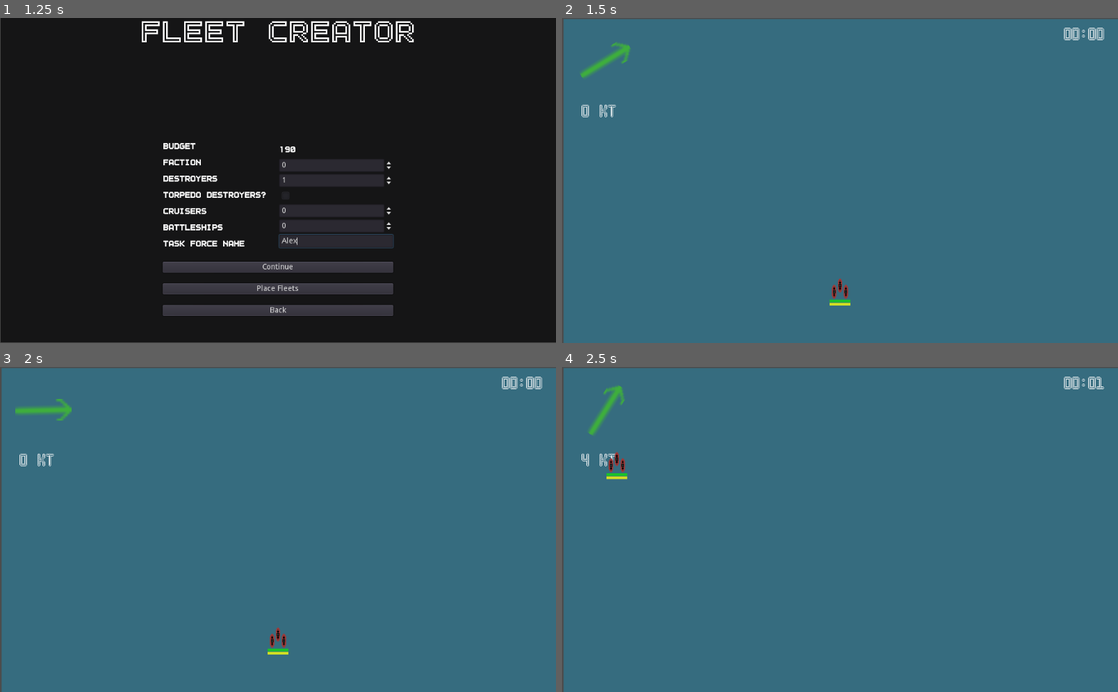
Above: before the commit, frames 1-4 (two rows, left to right).
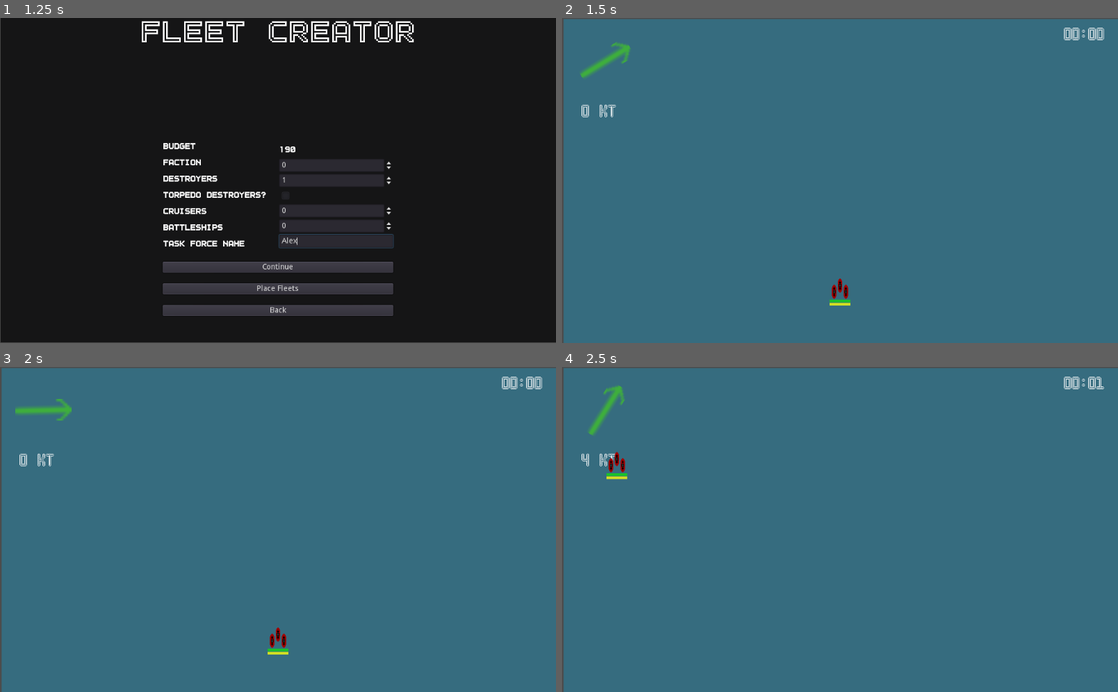
Above: after the commit, the same moments.

Repository: peter-shaw-benson/naval-game
Game: Godot game, scene res://gui/AdvancedFleetMaker.tscn
Two runs of this game, one before a commit and one after it. Both use one fixed random seed, a clock stepped at 60 frames per second and the inputs below. This scene is started directly instead of the project's main scene.
Inputs (mouse positions are in pixels of both pictures, inside the frame that each line leads up to):
- Up to frame 1 (1.25 s): click (333, 242) at 0.52 s; type "Alex" at 0.6 s
- Up to frame 2 (1.5 s): click "Place Fleets" at 1.25 s
- Up to frame 3 (2 s): no input
- Up to frame 4 (2.5 s): move the mouse to (617, 461) at 2.02 s; hold X (bomb) from 2.03 s (still down); click (617, 461) at 2.17 s; tap F (fighter) at 2.3 s

Frame 1 is identical in both runs. In frame 2, less than 0.1% of the frame differs, in the area x 48-52%, y 80-87%; in frame 3, less than 0.1%; in frame 4, less than 0.1%, in the area x 8-12%, y 26-33%.

Commit message:
fixed sprite animation bug

Diff:
--- a/Entities/Planes/DiveBomber.gd
+++ b/Entities/Planes/DiveBomber.gd
@@ -13,7 +13,9 @@
 	"visibility": 15,
 	"crew": 2,
 	"class": "DiveBomber",
-	"weapons": [DiveBomb.new(), MG.new()]
+	"weapons": [DiveBomb.new(), MG.new()],
+	"agility": 0.08,
+	"launch_time": 1.5
 }
 
 func _init():
@@ -25,3 +27,5 @@
 
 	self.set_class(plane_stats["class"])
 	self.armament(plane_stats["weapons"])
+	self.set_agility(plane_stats["agility"])
+	self.set_launch_time(plane_stats["launch_time"])
--- a/Entities/Planes/Fighter.gd
+++ b/Entities/Planes/Fighter.gd
@@ -12,7 +12,9 @@
 	"visibility": 10,
 	"crew": 1,
 	"class": "Fighter",
-	"weapons": [MG.new()]
+	"weapons": [MG.new()],
+	"agility": 0.02,
+	"launch_time": 1
 }
 
 func _init():
@@ -24,3 +26,5 @@
 
 	self.set_class(plane_stats["class"])
 	self.armament(plane_stats["weapons"])
+	self.set_agility(plane_stats["agility"])
+	self.set_launch_time(plane_stats["launch_time"])
--- a/Entities/Planes/LevelBomber.gd
+++ b/Entities/Planes/LevelBomber.gd
@@ -13,7 +13,9 @@
 	"visibility": 30,
 	"crew": 3,
 	"class": "LevelBomber",
-	"weapons": [LevelBomb.new(), MG.new(), MG.new()]
+	"weapons": [LevelBomb.new(), MG.new(), MG.new()],
+	"agility": 0.2,
+	"launch_time": 5
 }
 
 func _init():
@@ -25,3 +27,5 @@
 
 	self.set_class(plane_stats["class"])
 	self.armament(plane_stats["weapons"])
+	self.set_agility(plane_stats["agility"])
+	self.set_launch_time(plane_stats["launch_time"])
--- a/Entities/Planes/Plane.gd
+++ b/Entities/Planes/Plane.gd
@@ -2,12 +2,19 @@
 extends "../Entity.gd"
 
 var agility = 0.5
+var launch_time = 1
 
 func _ready():
 	pass
 
 func set_agility(new_agility):
 	self.agility = new_agility
+
+func set_launch_time(new_time):
+	self.launch_time = new_time
+
+func get_launch_time():
+	return self.launch_time
 
 func damage(weapon: Weapon, t_crossed, distance):
 	# Should be only based on anti air of the weapon
--- a/Entities/Planes/ScoutPlane.gd
+++ b/Entities/Planes/ScoutPlane.gd
@@ -12,6 +12,7 @@
 	"class": "ScoutPlane",
 	"weapons": [],
 	"agility": 0.05,
+	"launch_time": 3
 }
 
 func _init():
@@ -24,3 +25,4 @@
 	self.set_class(plane_stats["class"])
 	self.armament(plane_stats["weapons"])
 	self.set_agility(plane_stats["agility"])
+	self.set_launch_time(plane_stats["launch_time"])
--- a/Entities/Planes/TorpBomber.gd
+++ b/Entities/Planes/TorpBomber.gd
@@ -13,7 +13,9 @@
 	"visibility": 10,
 	"crew": 3,
 	"class": "TorpedoBomber",
-	"weapons": [AirTorpedo.new(), MG.new()]
+	"weapons": [AirTorpedo.new(), MG.new()],
+	"launch_time": 2,
+	"agility": 0.15
 }
 
 func _init():
@@ -25,3 +27,5 @@
 
 	self.set_class(plane_stats["class"])
 	self.armament(plane_stats["weapons"])
+	self.set_agility(plane_stats["agility"])
+	self.set_launch_time(plane_stats["launch_time"])
--- a/GameState.gd
+++ b/GameState.gd
@@ -112,6 +112,9 @@
 func get_playerFaction():
 	return playerFaction
 
+func set_playerFaction(new_faction):
+	playerFaction = new_faction
+
 func get_combatPace():
 	return combatPace
 
--- a/Squad/Airbase/Airbase.gd
+++ b/Squad/Airbase/Airbase.gd
@@ -14,6 +14,7 @@
 var airbase_armor = 100
 
 var launching = false
+var launching_squad
 
 var plane_dict = {"scout": [], "strike": [], "bomber": [], "fighter": []}
 
@@ -165,6 +166,17 @@
 
 
 ### PLANE STUFF:
+func get_launch_time(plane_list):
+	if len(plane_list) == 0:
+		return 0
+	else:
+		var launch_time = plane_list[0].get_launch_time()
+
+		for unit in plane_list:
+			if unit.get_launch_time() > launch_time:
+				launch_time = unit.get_launch_time()
+
+		return launch_time
 
 func send_out_planes(placement, type, is_cap=false):
 	print(type)
@@ -194,6 +206,9 @@
 					"fighter": "fighter",
 					"bomber": "levelBomber"}
 
+	var squad_launch_time = get_launch_time(plane_list)
+	get_node("LaunchTimer").wait_time = squad_launch_time
+
 	if len(plane_list) > 0:
 		#print(len(plane_list))
 		plane_squad.init(plane_list, initial_pos, faction, "planesquadron")
@@ -201,10 +216,8 @@
 		plane_squad.set_target(target)
 		plane_squad.set_combat_air_patrol(is_cap)
 
-		emit_signal("plane_launch", plane_squad)
-
-		plane_squad.connect("planes_recovered", self, "plane_squad_recovered")
-		plane_squad.connect("plane_squad_lost", self, "plane_squad_death")
+		launching_squad = plane_squad
+		get_node("LaunchTimer").start()
 
 		for i in range(len(plane_dict[type])):
 			plane_dict[type].remove(0)
@@ -237,3 +250,12 @@
 
 func plane_squad_death(plane_squad):
 	plane_squad.queue_free()
+
+
+func _on_LaunchTimer_timeout():
+	emit_signal("plane_launch", launching_squad)
+
+	launching_squad.connect("planes_recovered", self, "plane_squad_recovered")
+	launching_squad.connect("plane_squad_lost", self, "plane_squad_death")
+
+	launching_squad = null
--- a/Squad/Airbase/Airbase.tscn
+++ b/Squad/Airbase/Airbase.tscn
@@ -40,5 +40,9 @@
 [node name="CollisionShape2D" type="CollisionShape2D" parent="."]
 position = Vector2( -0.127563, -0.181458 )
 shape = SubResource( 1 )
+
+[node name="LaunchTimer" type="Timer" parent="."]
+one_shot = true
 [connection signal="area_entered" from="." to="." method="_on_AirbaseArea_area_entered"]
 [connection signal="input_event" from="." to="." method="_on_AirbaseArea_input_event"]
+[connection signal="timeout" from="LaunchTimer" to="." method="_on_LaunchTimer_timeout"]
--- a/Squad/Carrier/Carrier.gd
+++ b/Squad/Carrier/Carrier.gd
@@ -27,12 +27,11 @@
 
 var plane_list
 
-
 func init(unit_array, initial_position, faction, type):
 	plane_list = carrier_default_planes
 	units = [CarrierEntity.new()]
 
-	type = type
+	sprite_type = type
 
 	organize_aircraft(plane_list)
 
@@ -193,6 +192,25 @@
 			#var angle = placement.angle_to_point(position) + (PI / 2)
 			current_target = placement
 
+func select():
+	if faction == GameState.get_playerFaction():
+		selected = true
+		get_node("Sprite").animation = sprite_type + "_clicked"
+		get_node("Sprite").set_frame(faction)
+
+		emit_signal("squad_selected", self)
+
+		last_button = ""
+
+func deselect():
+	selected = false
+	get_node("Sprite").animation = sprite_type + "_basic"
+	get_node("Sprite").set_frame(faction)
+
+	#print(get_node("Sprite").animation)
+
+	emit_signal("squad_deselected", self)
+
 func start_placing():
 	#print("started placing: " + self.get_name())
 	placing = true
@@ -212,23 +230,6 @@
 	detector.enable_spotting()
 
 	current_target = self.global_position
-
-func select():
-	if faction == GameState.get_playerFaction():
-		selected = true
-		$Sprite.animation = sprite_type + "_clicked"
-		$Sprite.set_frame(faction)
-
-		emit_signal("squad_selected", self)
-
-		last_button = ""
-
-func deselect():
-	selected = false
-	$Sprite.animation = sprite_type + "_basic"
-	$Sprite.set_frame(faction)
-
-	emit_signal("squad_deselected", self)
 
 func _input(event):
 	if selected:
@@ -405,6 +406,18 @@
 
 # PLANE STUFF
 
+func get_launch_time(plane_list):
+	if len(plane_list) == 0:
+		return 0
+	else:
+		var launch_time = plane_list[0].get_launch_time()
+
+		for unit in plane_list:
+			if unit.get_launch_time() > launch_time:
+				launch_time = unit.get_launch_time()
+
+		return launch_time
+
 func send_out_planes(placement, type, is_cap=false):
 	#print(type)
 
@@ -432,6 +445,9 @@
 					"fighter":"fighter",
 					"strike":"torpBomber",
 					"bomber": "levelBomber"}
+
+	var squad_launch_time = get_launch_time(plane_list)
+	get_node("LaunchTimer").wait_time = squad_launch_time
 
 	if len(plane_list) > 0:
 		#print(len(plane_list))
@@ -441,10 +457,8 @@
 		plane_squad.set_combat_air_patrol(is_cap)
 		plane_squad.carrier_launch(self)
 
-		emit_signal("plane_launch", plane_squad)
-
-		plane_squad.connect("planes_recovered", self, "plane_squad_recovered")
-		plane_squad.connect("plane_squad_lost", self, "plane_squad_death")
+		launching_squad = plane_squad
+		get_node("LaunchTimer").start()
 
 		for i in range(len(plane_dict[type])):
 			plane_dict[type].remove(0)
@@ -464,3 +478,11 @@
 		emit_signal("hit", self)
 
 		get_node("IslandCollision").set_deferred("disabled", true)
+
+func _on_LaunchTimer_timeout():
+	emit_signal("plane_launch", launching_squad)
+
+	launching_squad.connect("planes_recovered", self, "plane_squad_recovered")
+	launching_squad.connect("plane_squad_lost", self, "plane_squad_death")
+
+	launching_squad = null
--- a/Squad/Carrier/Carrier.tscn
+++ b/Squad/Carrier/Carrier.tscn
@@ -88,6 +88,10 @@
 }
 
 [node name="ShotTimer" type="Timer" parent="."]
+
+[node name="LaunchTimer" type="Timer" parent="."]
+one_shot = true
 [connection signal="area_entered" from="." to="." method="_on_Carrier_area_entered"]
 [connection signal="input_event" from="." to="." method="_on_AirbaseArea_input_event"]
 [connection signal="timeout" from="ShotTimer" to="." method="_on_ShotTimer_timeout"]
+[connection signal="timeout" from="LaunchTimer" to="." method="_on_LaunchTimer_timeout"]
--- a/Squad/CombatUnitsWrapper.gd
+++ b/Squad/CombatUnitsWrapper.gd
@@ -122,6 +122,9 @@
 var last_button = ""
 
 func init(unit_array, initial_position, faction, type):
+	self.type = type
+	self.sprite_type = type
+
 	units = unit_array
 	#print(ships[0].speed)
 	self.faction = faction
@@ -194,8 +197,10 @@
 func select():
 	if faction == GameState.get_playerFaction():
 		selected = true
-		$Sprite.animation = sprite_type + "_clicked"
-		$Sprite.set_frame(faction)
+		get_node("Sprite").animation = sprite_type + "_clicked"
+		get_node("Sprite").set_frame(faction)
+
+		print(get_node("Sprite").animation)
 
 		emit_signal("squad_selected", self)
 
@@ -203,8 +208,10 @@
 
 func deselect():
 	selected = false
-	$Sprite.animation = sprite_type + "_basic"
-	$Sprite.set_frame(faction)
+	get_node("Sprite").animation = sprite_type + "_basic"
+	get_node("Sprite").set_frame(faction)
+
+	print(get_node("Sprite").animation)
 
 	emit_signal("squad_deselected", self)
 
--- a/Squad/PlaneSquadron/PlaneSquadron.gd
+++ b/Squad/PlaneSquadron/PlaneSquadron.gd
@@ -34,12 +34,13 @@
 	get_node("HealthBar").set_max(get_total_health())
 	update_healthbar()
 	#get_node("ArmorBar").set_max(get_total_armor())
+	self.deselect()
 
 func set_animation(strike, type):
 	strike_force = strike
 	sprite_type = type
 
-	get_node("AnimatedSprite").animation = sprite_type + "_clicked"
+	get_node("AnimatedSprite").animation = sprite_type + "_basic"
 
 	get_node("AnimatedSprite").frame = faction
 	get_node("AirbaseCollision").disabled = true
--- a/Squad/ShipSquadron.gd
+++ b/Squad/ShipSquadron.gd
@@ -37,6 +37,8 @@
 
 	# Make sure it doesn't crash until we're done placing
 	get_node("IslandCollision").disabled = true
+
+	self.deselect()
 
 func handle_right_click(placement):
 	if selected:
--- a/Squad/Squadron.tscn
+++ b/Squad/Squadron.tscn
@@ -11,14 +11,14 @@
 
 [sub_resource type="SpriteFrames" id=1]
 animations = [ {
+"frames": [ ExtResource( 5 ), ExtResource( 6 ), ExtResource( 7 ) ],
+"loop": true,
+"name": "squadron_clicked",
+"speed": 5.0
+}, {
 "frames": [ ExtResource( 4 ), ExtResource( 3 ), ExtResource( 2 ) ],
 "loop": true,
-"name": "basic",
-"speed": 5.0
-}, {
-"frames": [ ExtResource( 5 ), ExtResource( 6 ), ExtResource( 7 ) ],
-"loop": true,
-"name": "clicked",
+"name": "squadron_basic",
 "speed": 5.0
 } ]
 
@@ -52,7 +52,7 @@
 [node name="Sprite" type="AnimatedSprite" parent="."]
 position = Vector2( 0.0883942, 0 )
 frames = SubResource( 1 )
-animation = "clicked"
+animation = "squadron_clicked"
 script = SubResource( 2 )
 
 [node name="IslandCollision" type="CollisionShape2D" parent="."]
--- a/gui/AdvancedFleetMaker.gd
+++ b/gui/AdvancedFleetMaker.gd
@@ -45,11 +45,15 @@
 	#print(ship_list[0].speed)
 	var initial_pos = Vector2(position_x, position_y)
 
+	var sprite_dict = {"selected": "squadron_clicked",
+						"deselected": "squadron_basic"}
+
 	return {"ships": ship_list,
 			"position": initial_pos,
 			"faction": faction,
 			"name": fleet_name,
-			"type": "squadron"}
+			"type": "squadron",
+			"sprite_dict": sprite_dict}
 
 func make_destroyer_array(length):
 	var destroyer_array = []
--- a/gui/AirbaseSettings.gd
+++ b/gui/AirbaseSettings.gd
@@ -29,6 +29,7 @@
 func _on_MakeFleets_pressed():
 
 	if player_carriers > 0:
+
 		var player_carrier = {"faction": GameState.get_playerFaction(),
 							"type": "carrier"}
 
